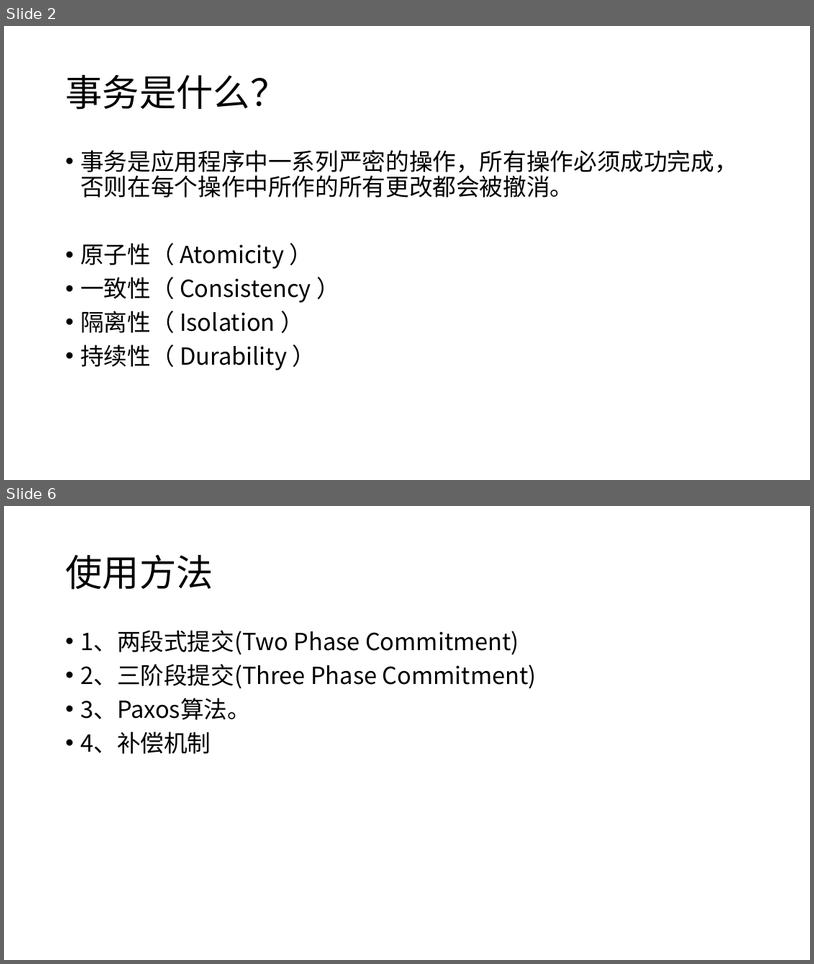
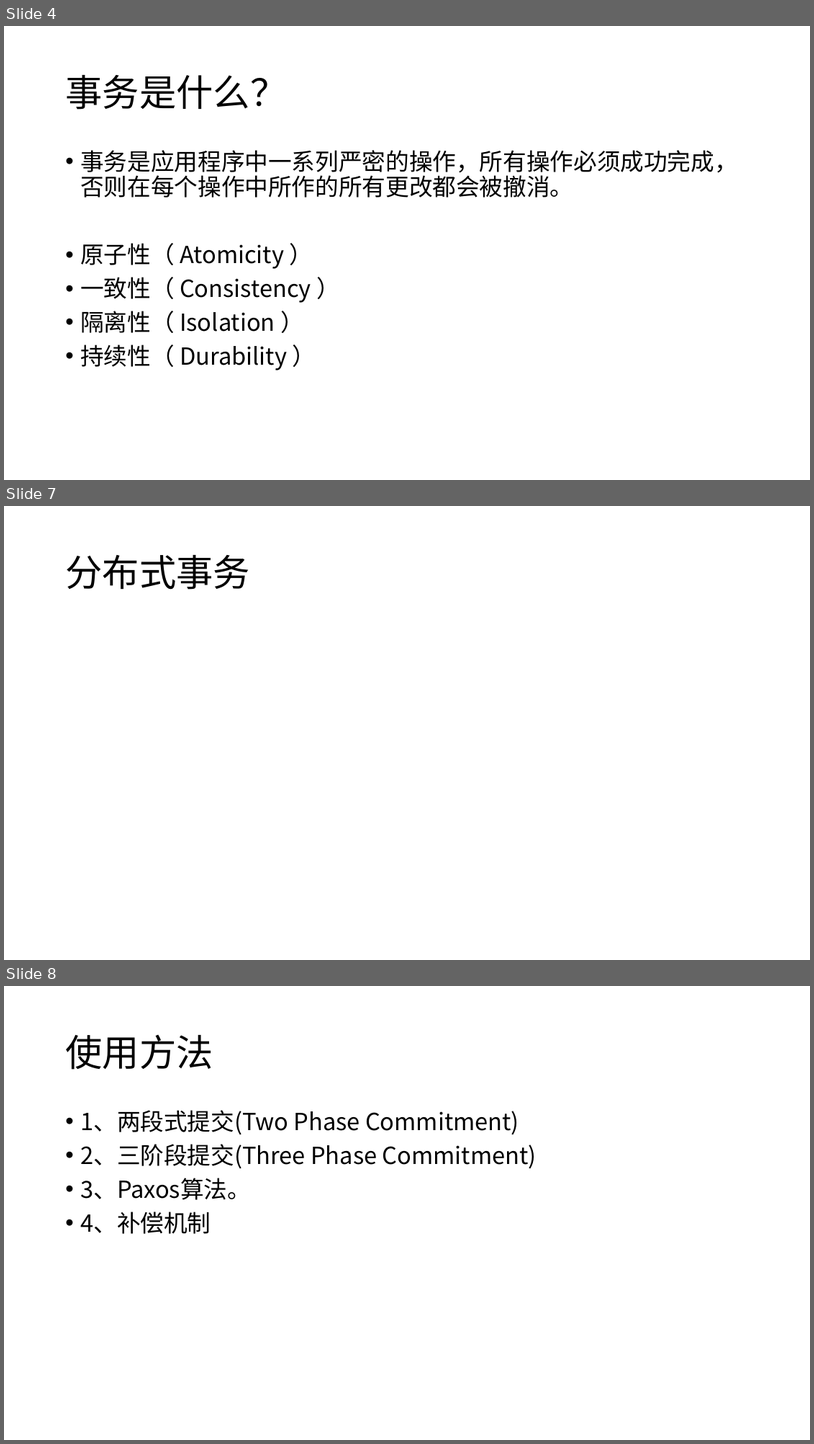
Before and after one commit to courage89/xa_presentation, a slide deck: 分布式事务.pptx. Shown one above the other, each under a label of ours: slides 2 and 6 before the commit, slides 4, 7 and 8 after it; the slides between them are not shown. The pictures are 814x964 and 814x1444 pixels, drawn with LibreOffice and Linux fonts; fonts in the diff are those of the drawing. Boxes give left, top, right and bottom in pixels: in the first picture for what was removed or moved away, otherwise in the second. Text is boxed around its words. In the diff, an @@ line names an element or a change of style, - is before the commit and + after.

```diff
--- a/分布式事务.pptx
+++ b/分布式事务.pptx
@@ slide 7 added at bbox=[4, 506, 810, 960], background #FFFFFF @@
@@ title added at bbox=[65, 555, 250, 590], 44 pt, text #000000 @@
+分布式事务
@@ what was slide 2 is now slide 4 @@
@@ what was slide 6 is now slide 8 @@
```
Also in this commit, not shown: 1 slide changed, 3 other slides added, 2 slides removed.
